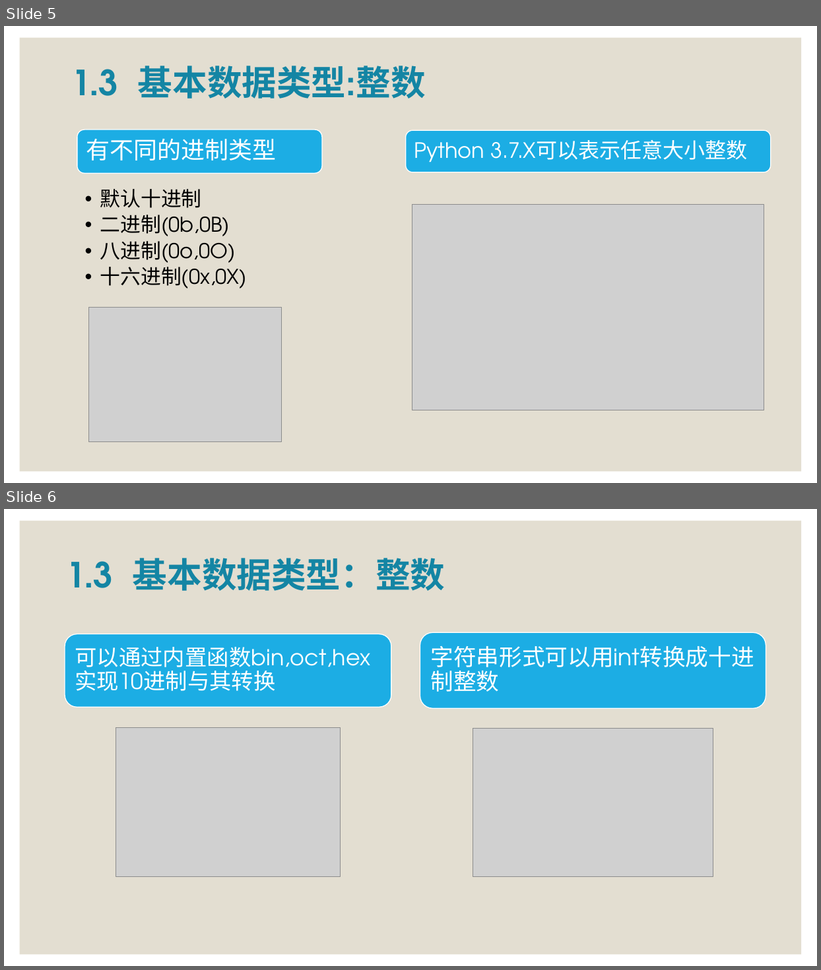
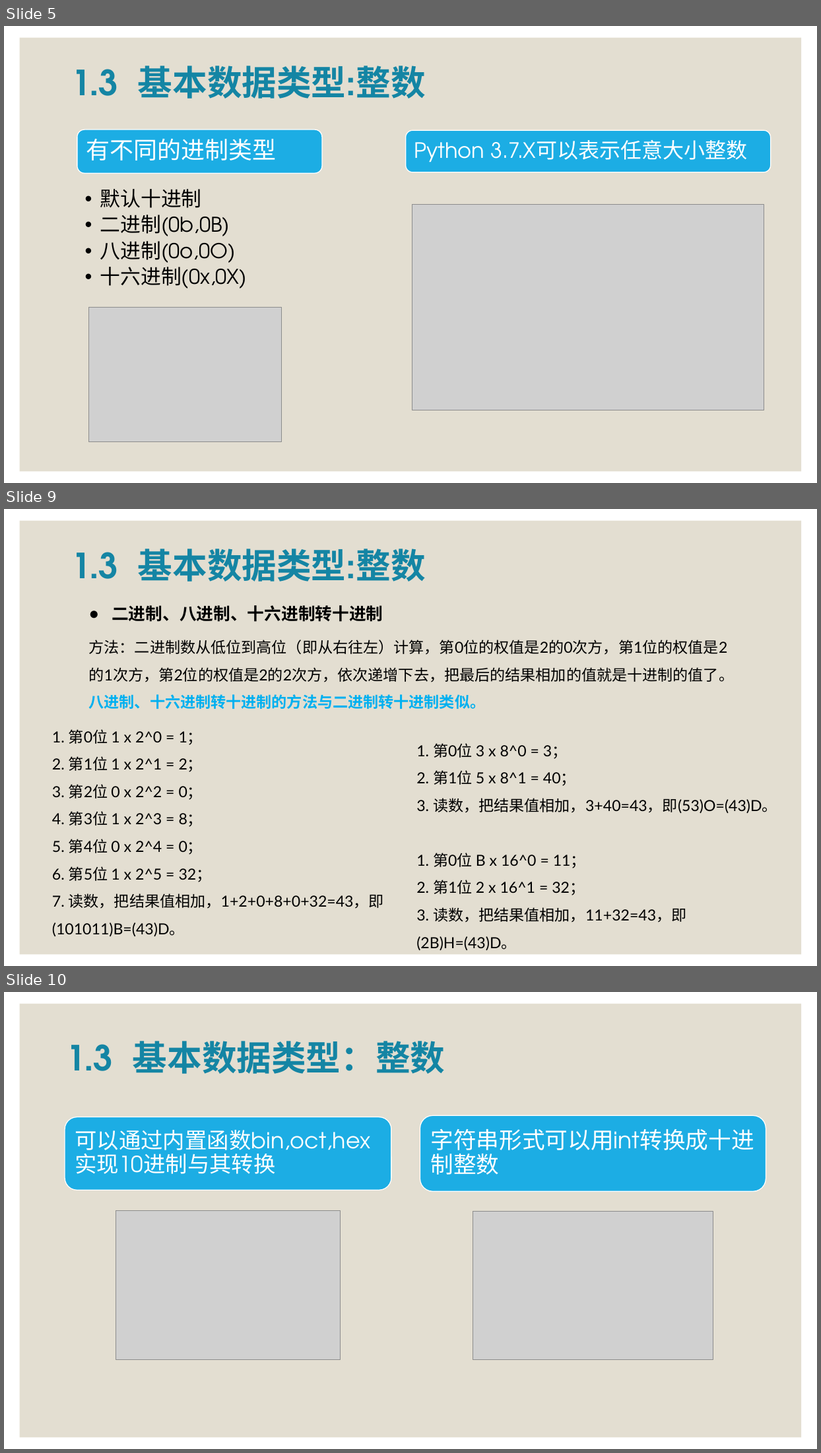
Before and after one commit to zhangjianzhang/programming_basics, a slide deck: files/slides/lecture_1.pptx. Shown one above the other, each under a label of ours: slides 5 and 6 before the commit, slides 5, 9 and 10 after it; the slides between them are not shown. The pictures are 821x970 and 821x1453 pixels, drawn with LibreOffice and Linux fonts; fonts in the diff are those of the drawing; grey boxes stand for pictures. Boxes give left, top, right and bottom in pixels: in the first picture for what was removed or moved away, otherwise in the second. Text is boxed around its words. In the diff, an @@ line names an element or a change of style, - is before the commit and + after.

```diff
--- a/files/slides/lecture_1.pptx
+++ b/files/slides/lecture_1.pptx
@@ slide 9 added at <box>4,509,817,966</box>, background #FFFFFF; not listed: 1 template element that a slide beside it also shows @@
@@ text added at <box>71,549,426,582</box>, 41 pt, text #1485A4, bold @@
+1.3 基本数据类型:整数
@@ text added at <box>89,605,735,709</box>, 18 pt, text #000000 @@
+● 二进制、八进制、十六进制转十进制
+方法：二进制数从低位到高位（即从右往左）计算，第0位的权值是2的0次方，第1位的权值是2的1次方，第2位的权值是2的2次方，依次递增下去，把最后的结果相加的值就是十进制的值了。
+八进制、十六进制转十进制的方法与二进制转十进制类似。
@@ text added at <box>52,729,384,937</box>, 18 pt, text #000000 @@
+1. 第0位 1 x 2^0 = 1；
+2. 第1位 1 x 2^1 = 2；
+3. 第2位 0 x 2^2 = 0；
+4. 第3位 1 x 2^3 = 8；
+5. 第4位 0 x 2^4 = 0；
+6. 第5位 1 x 2^5 = 32；
+7. 读数，把结果值相加，1+2+0+8+0+32=43，即(101011)B=(43)D。
@@ text added at <box>416,743,778,923</box>, 18 pt, text #000000 @@
+1. 第0位 3 x 8^0 = 3；
+2. 第1位 5 x 8^1 = 40；
+3. 读数，把结果值相加，3+40=43，即(53)O=(43)D。
+1. 第0位 B x 16^0 = 11；
+2. 第1位 2 x 16^1 = 32；
+3. 读数，把结果值相加，11+32=43，即(2B)H=(43)D。
@@ what was slide 6 is now slide 10 @@
```
Also in this commit, not shown: 1 slide changed, 3 other slides added, 5 other files.
